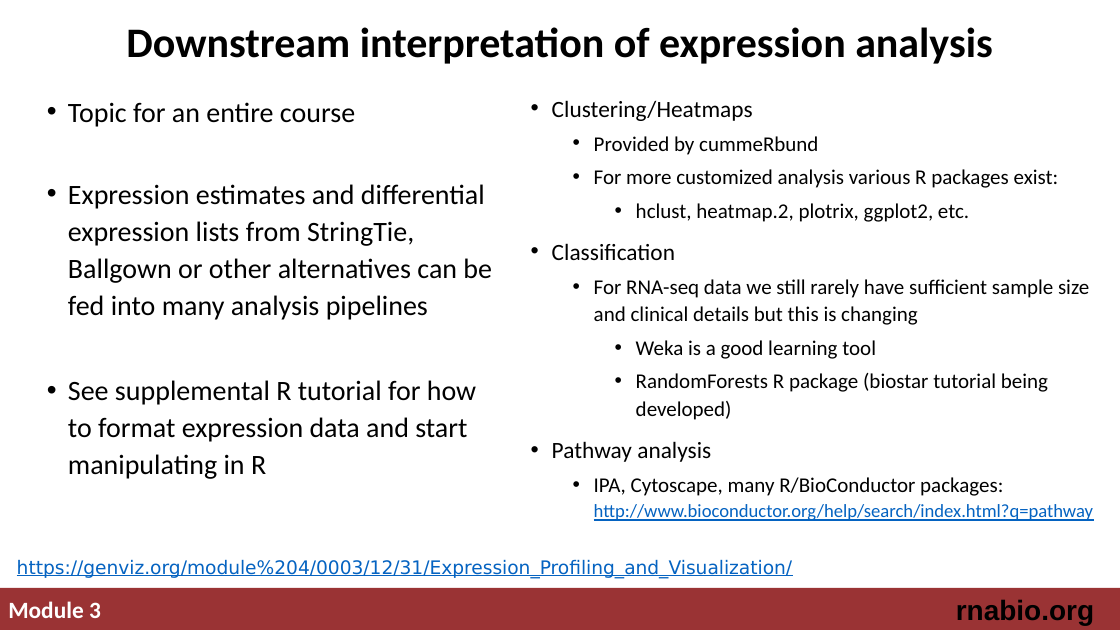
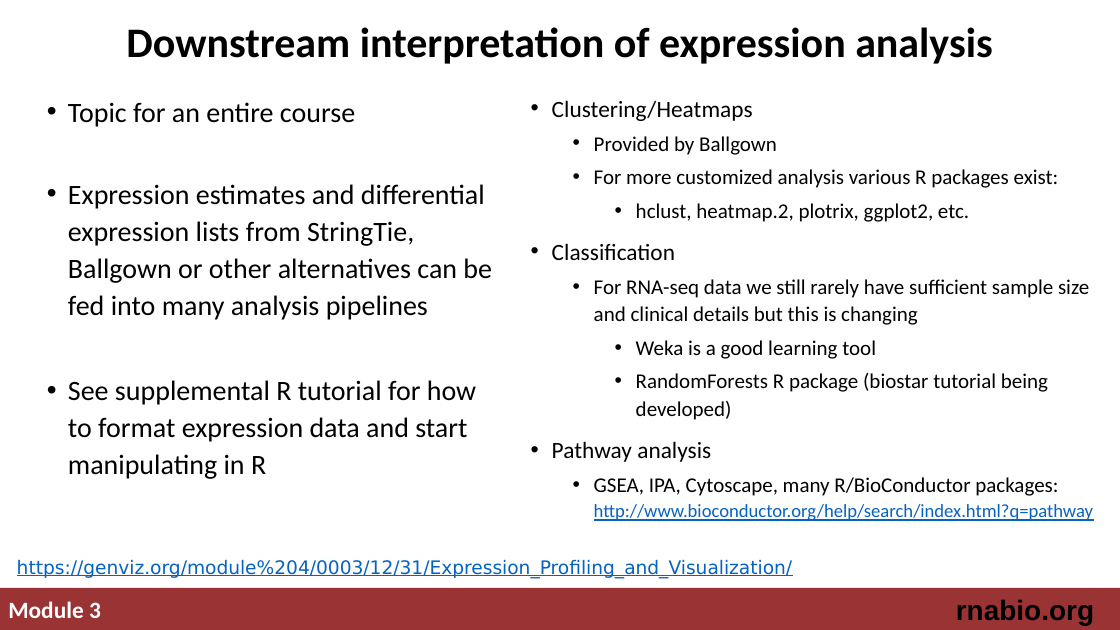
Before and after one commit to griffithlab/rnabio.org, a slide deck: slide 10 of assets/lectures/cshl/2019/mini/RNASeq_MiniLecture_03_03_DifferentialExpression.pptx. Drawn at 1120x630 pixels with LibreOffice and Linux fonts; fonts in the diff are those of the drawing. Boxes give left, top, right and bottom in pixels: in the first picture for what was removed or moved away, otherwise in the second. Text is boxed around its words. In the diff, an @@ line names an element or a change of style, - is before the commit and + after.

Commit message:
update de lecture

```diff
--- a/assets/lectures/cshl/2019/mini/RNASeq_MiniLecture_03_03_DifferentialExpression.pptx
+++ b/assets/lectures/cshl/2019/mini/RNASeq_MiniLecture_03_03_DifferentialExpression.pptx
@@ text at bbox=[594, 136, 777, 155]: text changed @@
-  • Provided by cummeRbund
+  • Provided by Ballgown
@@ text at bbox=[594, 477, 1093, 521]: text changed @@
-  • IPA, Cytoscape, many R/BioConductor packages:
-    http://www.bioconductor.org/help/search/index.html?q=pathway
+  • GSEA, IPA, Cytoscape, many R/BioConductor packages:
+    http://www.bioconductor.org/help/search/index.html?q=pathway
```
Also in this commit, not shown: 1 other slide changed, 1 other file.
